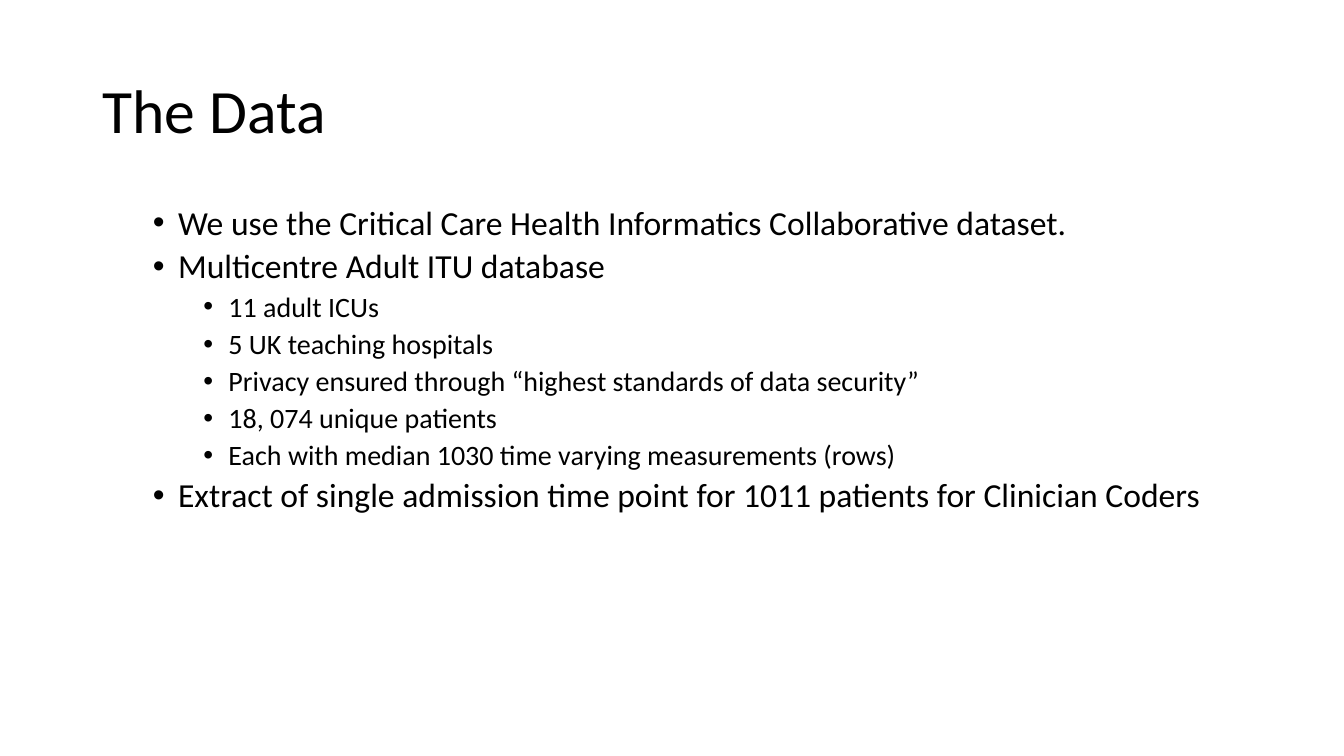
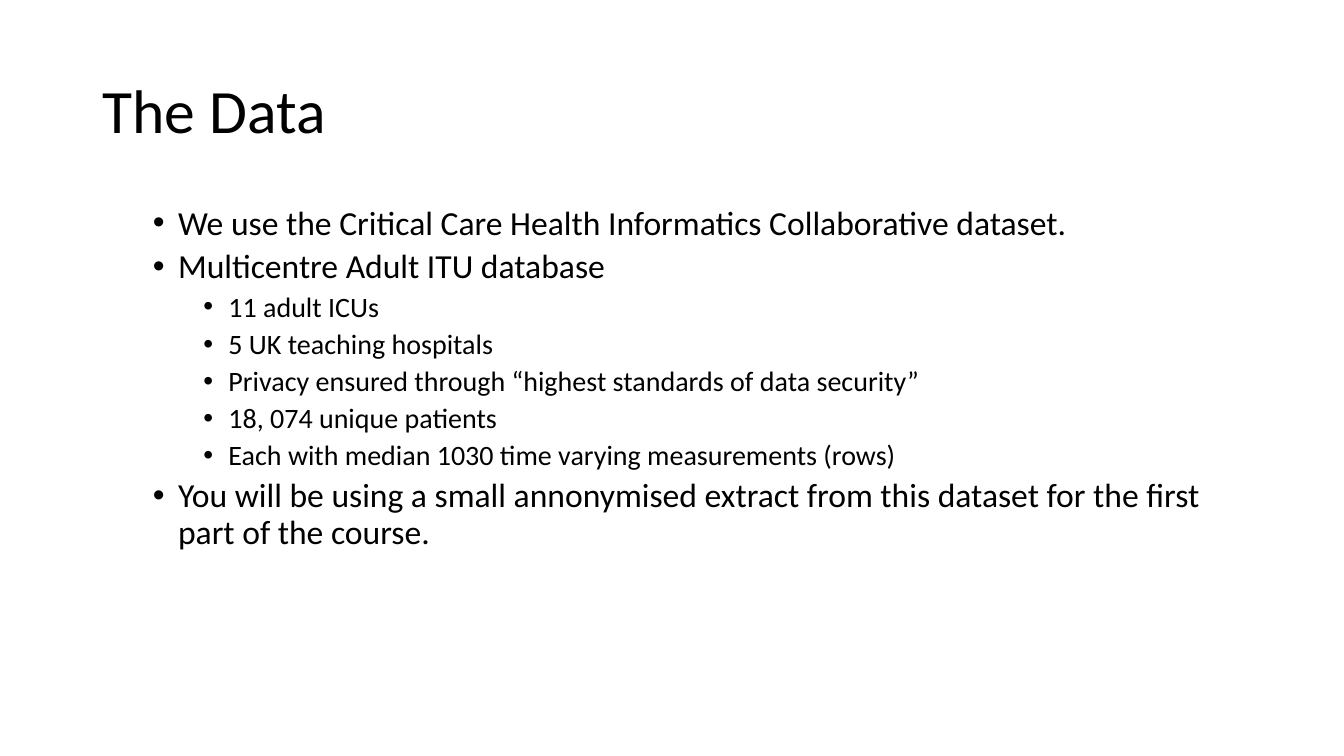
Before and after one commit to uclh-criu/learning-datascience, a slide deck: slide 8 of Workshops/WelcomePresentation.pptx. Drawn at 1344x756 pixels with LibreOffice and Linux fonts; fonts in the diff are those of the drawing. Boxes give left, top, right and bottom in pixels: in the first picture for what was removed or moved away, otherwise in the second. Text is boxed around its words. In the diff, an @@ line names an element or a change of style, - is before the commit and + after.

```diff
--- a/Workshops/WelcomePresentation.pptx
+++ b/Workshops/WelcomePresentation.pptx
@@ text at (178, 483, 1199, 550): text changed @@
-  • Extract of single admission time point for 1011 patients for Clinician Coders
+  • You will be using a small annonymised extract from this dataset for the first part of the course.
```
Also in this commit, not shown: 1 other slide changed, 7 other files.
